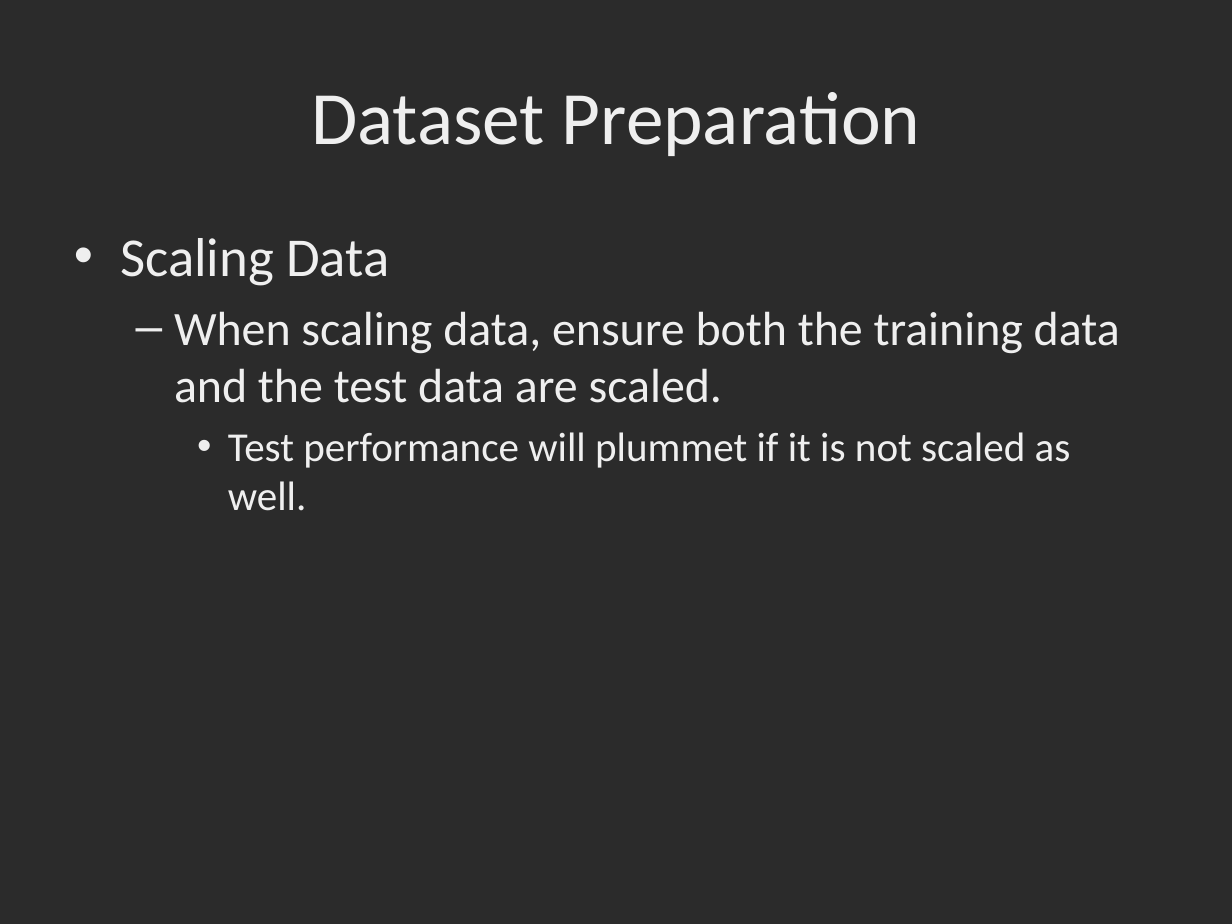
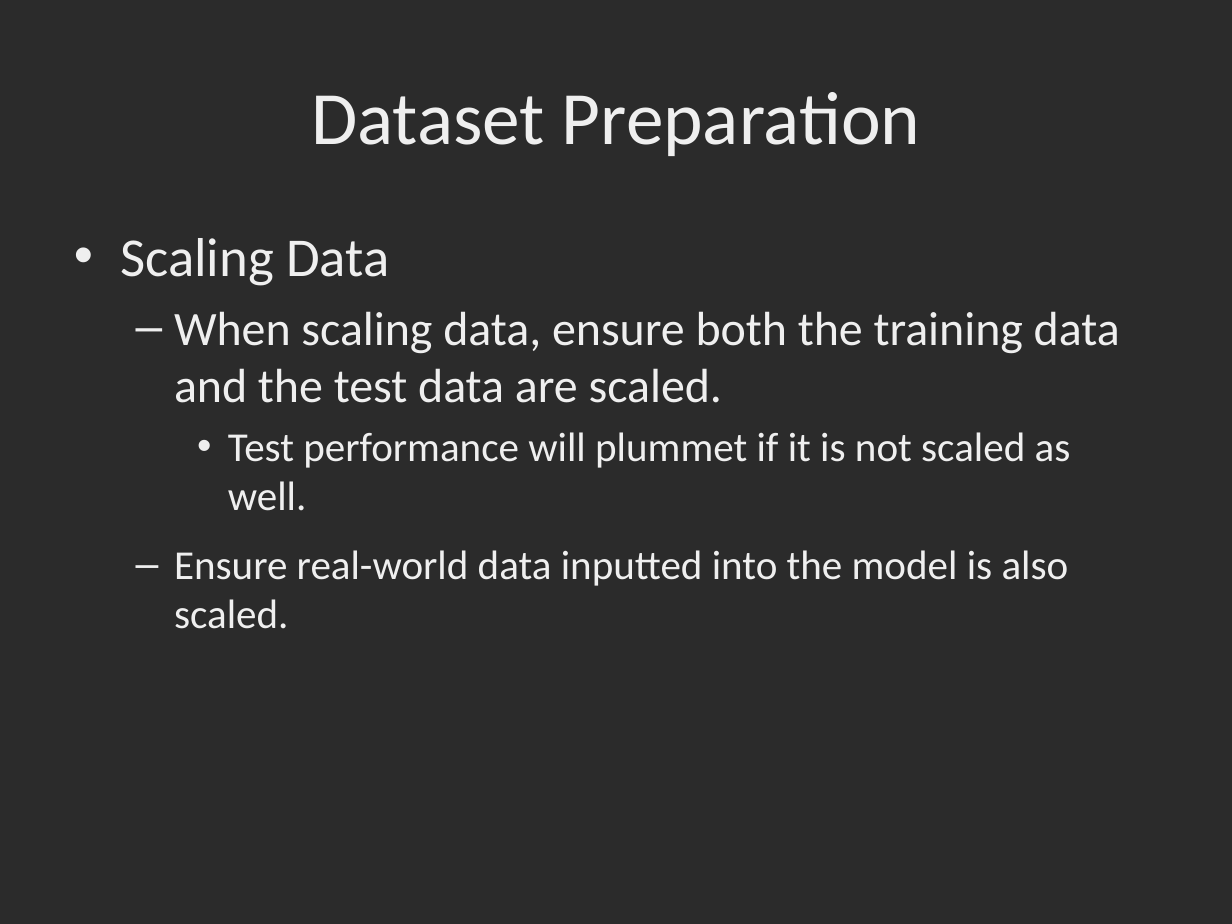
Before and after one commit to dbowmans46/PracticalProgramming, a slide deck: slide 140 of Session 7 - Python/Instructional Material/Session 7 - Python Brief Intro to Machine Learning with Scikit Learn.odp. Drawn at 1232x924 pixels with LibreOffice and Linux fonts; fonts in the diff are those of the drawing; background and template pictures are left out; a plain dark background stands for a picture behind light text. Boxes give left, top, right and bottom in pixels: in the first picture for what was removed or moved away, otherwise in the second. Text is boxed around its words. In the diff, an @@ line names an element or a change of style, - is before the commit and + after.

Commit message:
String category encoding slides and example code added.  Started slides on adding missing data.

```diff
--- a/Session 7 - Python/Instructional Material/Session 7 - Python Brief Intro to Machine Learning with Scikit Learn.odp
+++ b/Session 7 - Python/Instructional Material/Session 7 - Python Brief Intro to Machine Learning with Scikit Learn.odp
@@ text at [174,550,1069,629]: paragraph added @@
+  – Ensure real-world data inputted into the model is also scaled.
```
Also in this commit, not shown: 8 other slides changed, 5 slides added, 1 slide removed, 1 other file.
